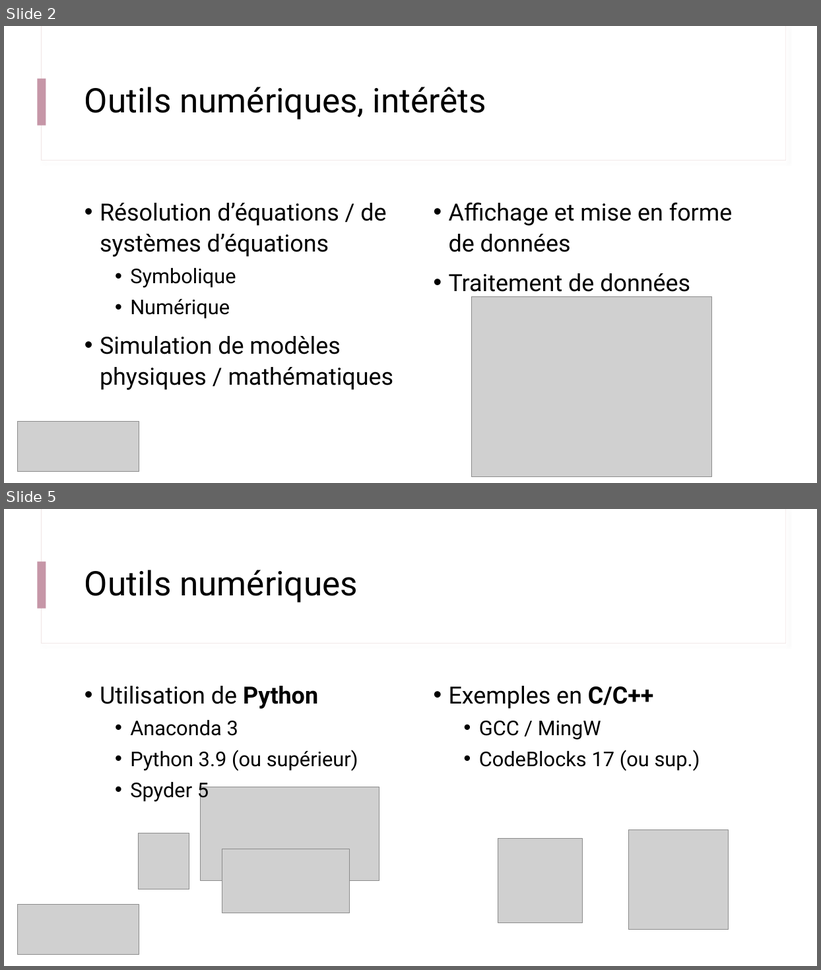
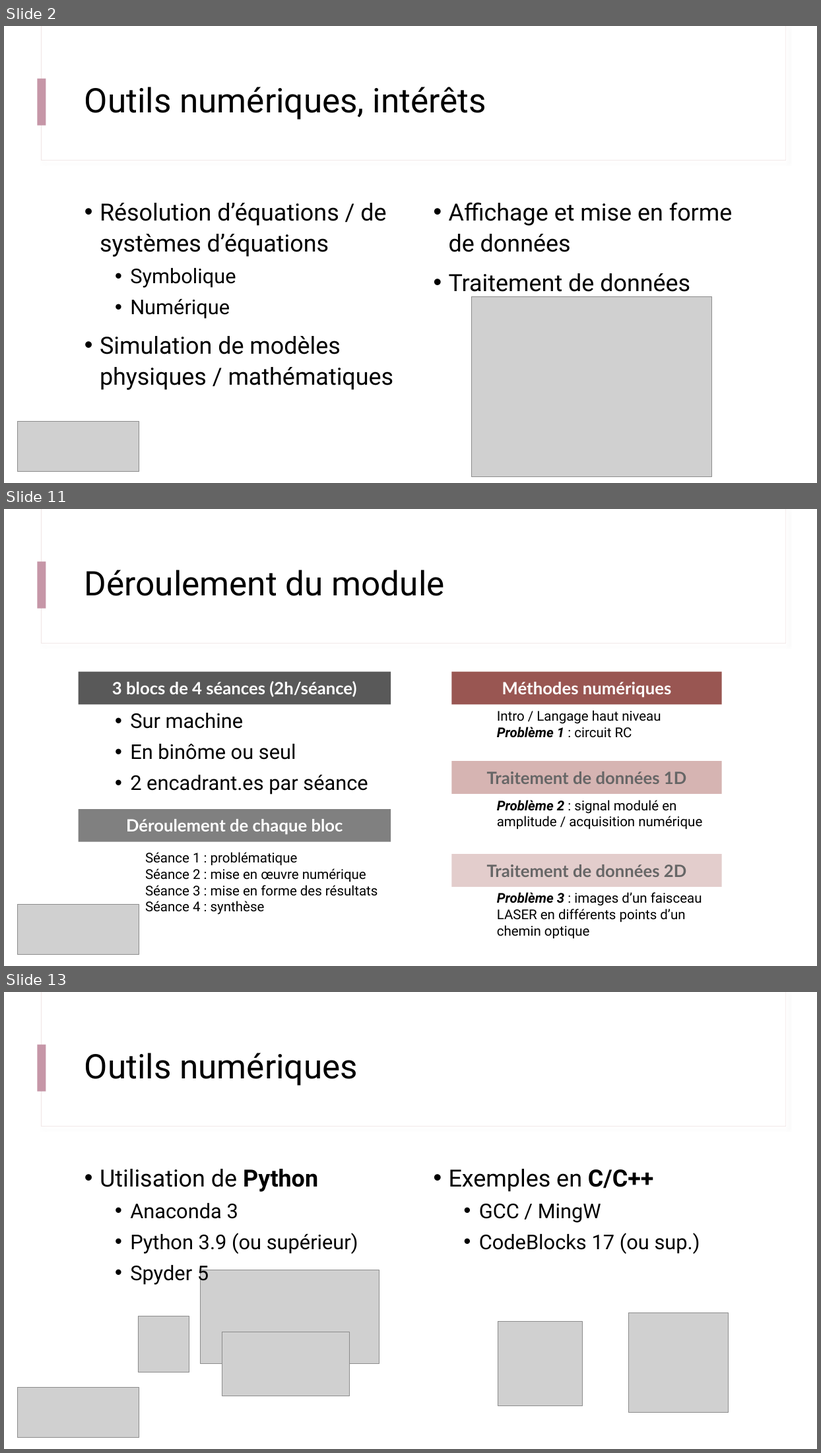
Before and after one commit to IOGS-Digital-Methods/semester-5, a slide deck: s5_outils_numeriques/b1_outils_numeriques/seance1_demistifier_python/B1_0_Outils_Methodes.pptx. Shown one above the other, each under a label of ours: slides 2 and 5 before the commit, slides 2, 11 and 13 after it; the slides between them are not shown. The pictures are 821x970 and 821x1453 pixels, drawn with LibreOffice and Linux fonts; fonts in the diff are those of the drawing; grey boxes stand for pictures. Boxes give left, top, right and bottom in pixels: in the first picture for what was removed or moved away, otherwise in the second. Text is boxed around its words. In the diff, an @@ line names an element or a change of style, - is before the commit and + after.

Commit message:
Update Bloc 1

```diff
--- a/s5_outils_numeriques/b1_outils_numeriques/seance1_demistifier_python/B1_0_Outils_Methodes.pptx
+++ b/s5_outils_numeriques/b1_outils_numeriques/seance1_demistifier_python/B1_0_Outils_Methodes.pptx
@@ slide 11 added at (4, 509, 817, 966), background #FFFFFF; not listed: 3 template elements that a slide beside it also shows @@
@@ title added at (85, 570, 445, 596), 40 pt, text #000000 @@
+Déroulement du module
@@ rectangle added at (79, 672, 391, 705), fill #595959, 20 pt, text #FFFFFF, bold @@
+3 blocs de 4 séances (2h/séance)
@@ rectangle added at (451, 672, 722, 705), fill #995652, 20 pt, text #FFFFFF, bold @@
+Méthodes numériques
@@ text added at (130, 713, 368, 795), 24 pt, text #000000 @@
+  • Sur machine
+  • En binôme ou seul
+  • 2 encadrant.es par séance
@@ text added at (497, 710, 661, 738), 16 pt, text #000000 @@
+Intro / Langage haut niveau
+Problème 1 : circuit RC
@@ rectangle added at (451, 762, 722, 795), fill #D6B4B2, 20 pt, text #666666, bold @@
+Traitement de données 1D
@@ text added at (497, 800, 702, 830), 16 pt, text #000000 @@
+Problème 2 : signal modulé en amplitude / acquisition numérique
@@ rectangle added at (79, 809, 391, 842), fill #808080, 20 pt, text #FFFFFF, bold @@
+Déroulement de chaque bloc
@@ text added at (145, 852, 378, 915), 16 pt, text #000000 @@
+Séance 1 : problématique
+Séance 2 : mise en œuvre numérique
+Séance 3 : mise en forme des résultats
+Séance 4 : synthèse
@@ rectangle added at (451, 854, 722, 887), fill #E3CDCC, 20 pt, text #666666, bold @@
+Traitement de données 2D
@@ text added at (497, 892, 702, 939), 16 pt, text #000000 @@
+Problème 3 : images d’un faisceau LASER en différents points d’un chemin optique
@@ picture added at (17, 905, 139, 955) @@
@@ what was slide 5 is now slide 13 @@
```
Also in this commit, not shown: 6 slides changed, 8 other slides added, 1 slide removed, 10 other files.
